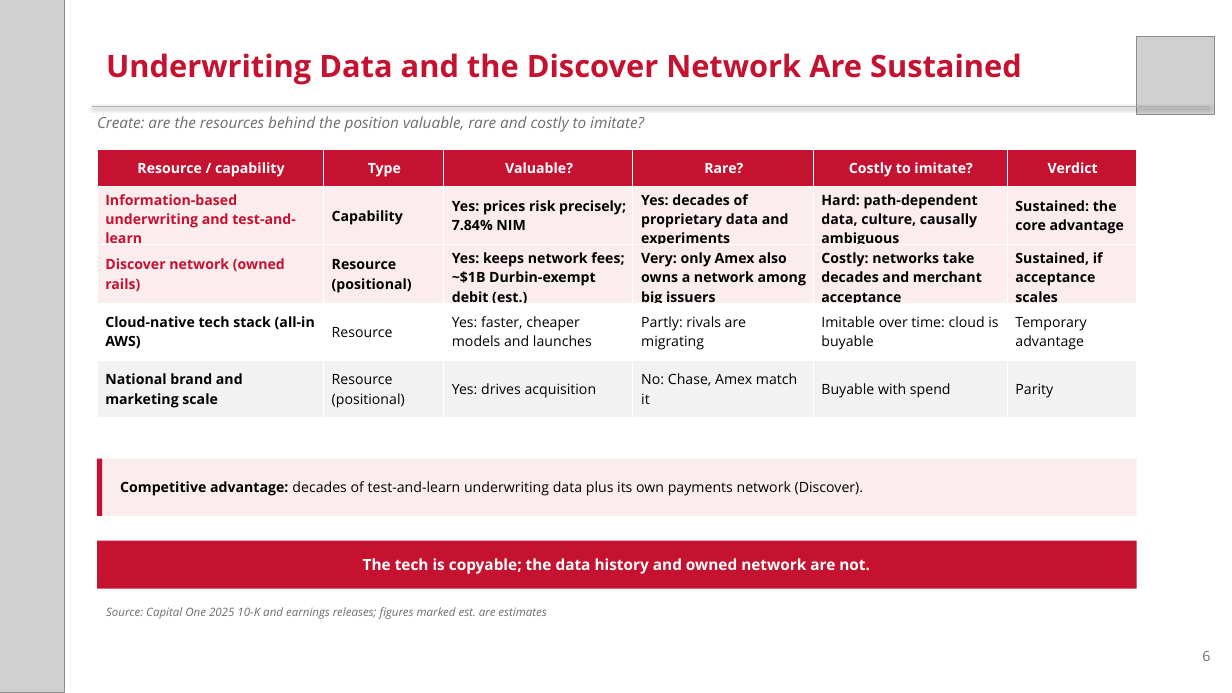
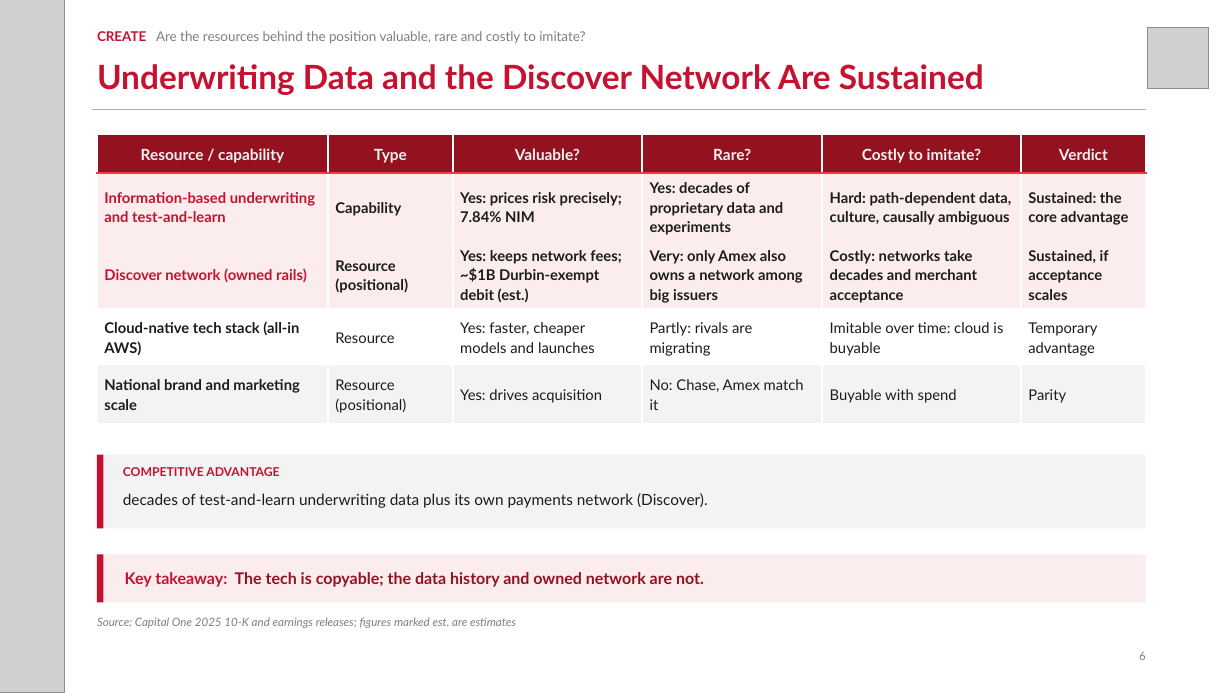
Before and after one commit to zuhayr77/AI-Business-Strategy-Agent, a slide deck: slide 6 of dccd-strategy-agent/examples/Capital_One_DCCD.pptx. Drawn at 1232x693 pixels with LibreOffice and Linux fonts; fonts in the diff are those of the drawing; grey boxes stand for pictures. Boxes give left, top, right and bottom in pixels: in the first picture for what was removed or moved away, otherwise in the second. Text is boxed around its words. In the diff, an @@ line names an element or a change of style, - is before the commit and + after.

```diff
--- a/dccd-strategy-agent/examples/Capital_One_DCCD.pptx
+++ b/dccd-strategy-agent/examples/Capital_One_DCCD.pptx
@@ picture resized from (x1=1137, y1=37, x2=1214, y2=115) to (x1=1148, y1=28, x2=1209, y2=89) @@
@@ text "Underwriting Data and the Discover ..." moved from (x1=106, y1=53, x2=1022, y2=85) to (x1=97, y1=64, x2=984, y2=95) @@
@@ text "Underwriting Data and the Discover ..." at (x1=97, y1=64, x2=984, y2=95): size 24 to 26 pt, font Open Sans to Lato; vertical alignment top to middle @@
@@ text at (x1=97, y1=31, x2=585, y2=44): text changed; size 12 to 10.5 pt; font Open Sans to Lato; text colour #6D6E71 to #7F7F7F; italic off @@
-Create: are the resources behind the position valuable, rare and costly to imitate?
+CREATE Are the resources behind the position valuable, rare and costly to imitate?
@@ line moved from (92, 106) - (1211, 106) to (92, 109) - (1146, 109) @@
@@ table at (x1=97, y1=134, x2=1146, y2=417) @@
@@ fill #C41230 to #941120 in row 1 @@
@@ fill #FFFFFF to none in row 4 @@
@@ fill #F2F2F2 to #F3F3F3 in row 5 @@
@@ size 11 to 12 pt, text colour #FFFFFF to #F2F2F2 in "Resource / capability", "Type", "Valuable?", "Rare?" and 2 more places @@
@@ font Open Sans to Lato, size 11 to 11.5 pt @@
@@ text colour #000000 to #1C1C1C in "Capability", "Yes: prices risk precisely; 7.84% NIM", "Yes: decades of proprietary data and experiments", "Hard: path-dependent data, culture, causally ambiguous" and 18 more places @@
@@ line spacing 1 to 1.1 @@
@@ borders changed @@
@@ table resized from (x1=97, y1=150, x2=1137, y2=416) to (x1=97, y1=134, x2=1146, y2=417) @@
@@ rectangle resized from (x1=97, y1=458, x2=103, y2=516) to (x1=97, y1=455, x2=104, y2=529) @@
@@ rectangle resized from (x1=97, y1=458, x2=1137, y2=516) to (x1=97, y1=455, x2=1146, y2=529) @@
@@ rectangle at (x1=97, y1=455, x2=1146, y2=529): fill #FBECEE to #F3F3F3 @@
@@ text added at (x1=123, y1=467, x2=279, y2=476), 9.5 pt, text #C41230, bold @@
+COMPETITIVE ADVANTAGE
@@ text at (x1=123, y1=493, x2=708, y2=508): text changed; size 11 to 12 pt; font Open Sans to Lato; text colour #000000 to #1C1C1C @@
-Competitive advantage: decades of test-and-learn underwriting data plus its own payments network (Discover).
+decades of test-and-learn underwriting data plus its own payments network (Discover).
@@ text "decades of test-and-learn underwriting data ..." at (x1=123, y1=493, x2=708, y2=508): vertical alignment middle to top @@
@@ rectangle resized from (x1=97, y1=541, x2=1137, y2=589) to (x1=97, y1=555, x2=1146, y2=603) @@
@@ rectangle at (x1=97, y1=555, x2=1146, y2=603): fill #C41230 to #FBECEE @@
@@ rectangle added at (x1=97, y1=555, x2=104, y2=603), fill #C41230 @@
@@ text at (x1=125, y1=572, x2=704, y2=587): text changed; size 12 to 12.5 pt; font Open Sans to Lato; text colour #FFFFFF to #941120 @@
-The tech is copyable; the data history and owned network are not.
+Key takeaway: The tech is copyable; the data history and owned network are not.
@@ text "Source: Capital One 2025 10-K ..." moved from (x1=106, y1=607, x2=546, y2=619) to (x1=97, y1=617, x2=516, y2=628) @@
@@ text "Source: Capital One 2025 10-K ..." at (x1=97, y1=617, x2=516, y2=628): font Open Sans to Lato, text colour #6D6E71 to #7F7F7F @@
@@ text "6" moved from (x1=1202, y1=651, x2=1210, y2=661) to (x1=1139, y1=652, x2=1146, y2=660) @@
@@ text "6" at (x1=1139, y1=652, x2=1146, y2=660): size 11 to 9 pt, font Open Sans to Lato, text colour #6D6E71 to #7F7F7F @@
```
Also in this commit, not shown: 8 other slides changed, 15 other files.
